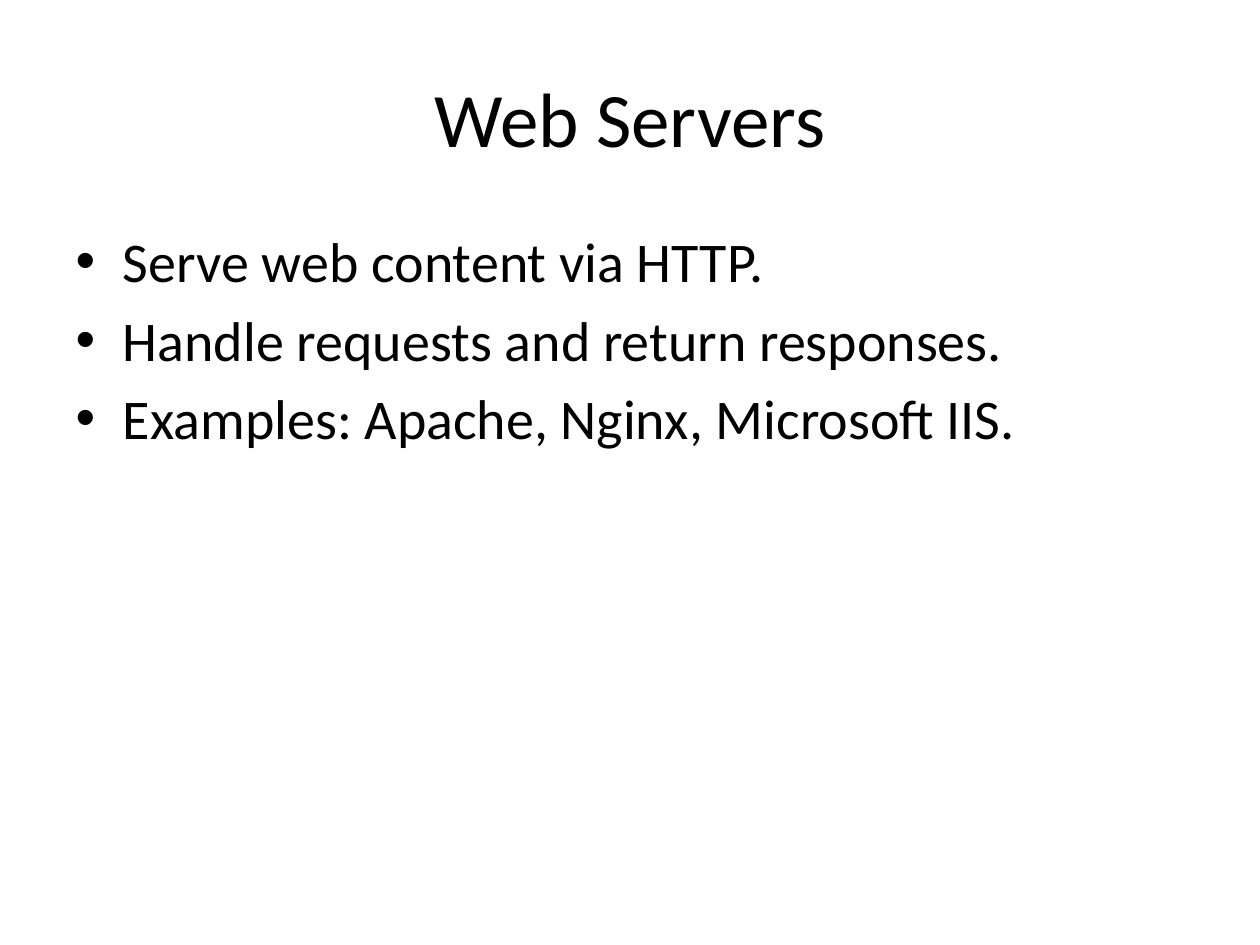
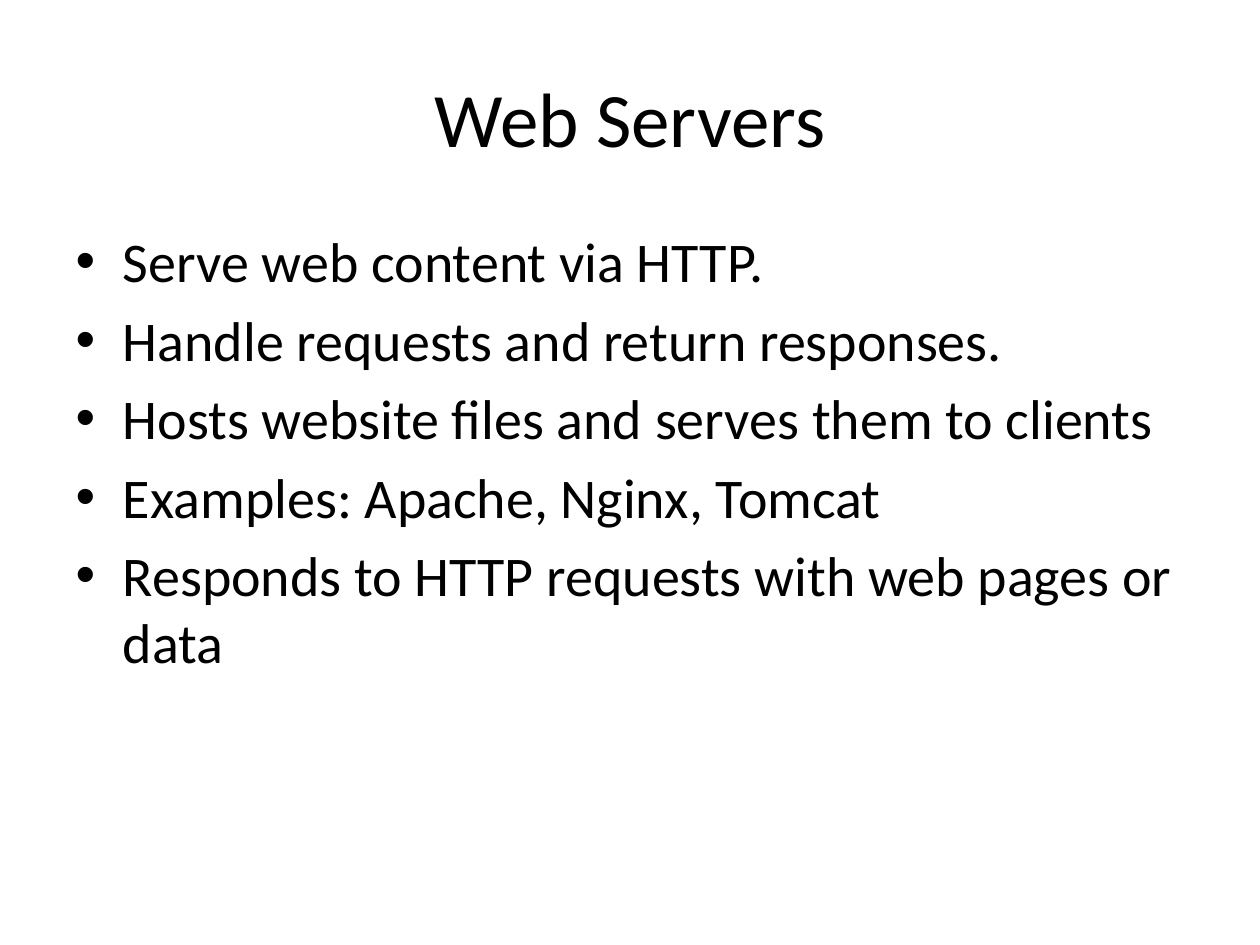
Before and after one commit to gauravog7/Intro-to-Web-Tech, a slide deck: slide 25 of Web_Technology_Unit1.pptx (slide 23 before the commit). Drawn at 1260x945 pixels with LibreOffice and Linux fonts; fonts in the diff are those of the drawing. Boxes give left, top, right and bottom in pixels: in the first picture for what was removed or moved away, otherwise in the second. Text is boxed around its words. In the diff, an @@ line names an element or a change of style, - is before the commit and + after.

```diff
--- a/Web_Technology_Unit1.pptx
+++ b/Web_Technology_Unit1.pptx
@@ text at bbox=[123, 400, 1171, 664]: text changed @@
-• Examples: Apache, Nginx, Microsoft IIS.
+• Hosts website files and serves them to clients
+• Examples: Apache, Nginx, Tomcat
+• Responds to HTTP requests with web pages or data
```
Also in this commit, not shown: 6 other slides changed, 2 slides added.
